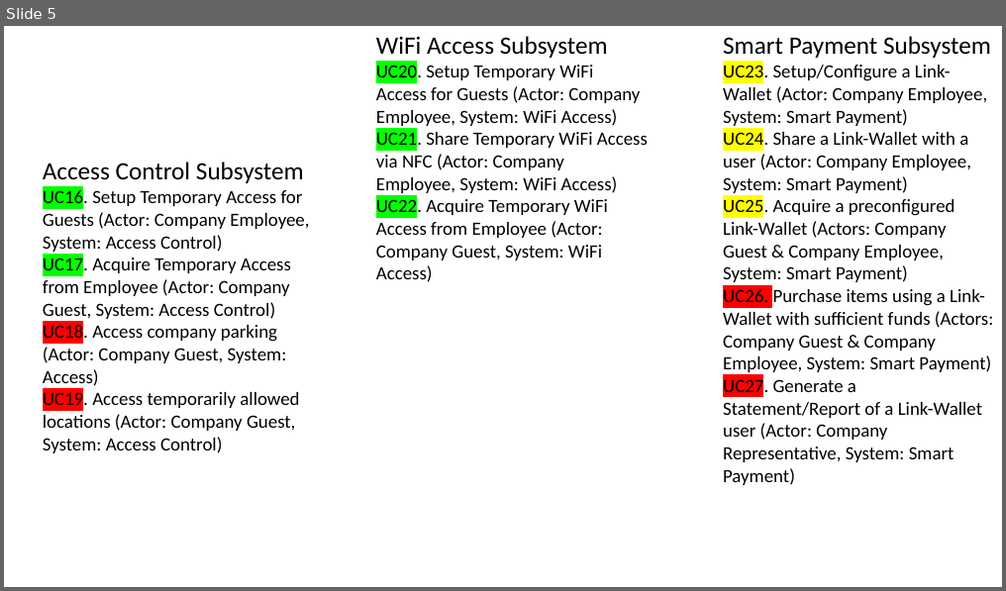
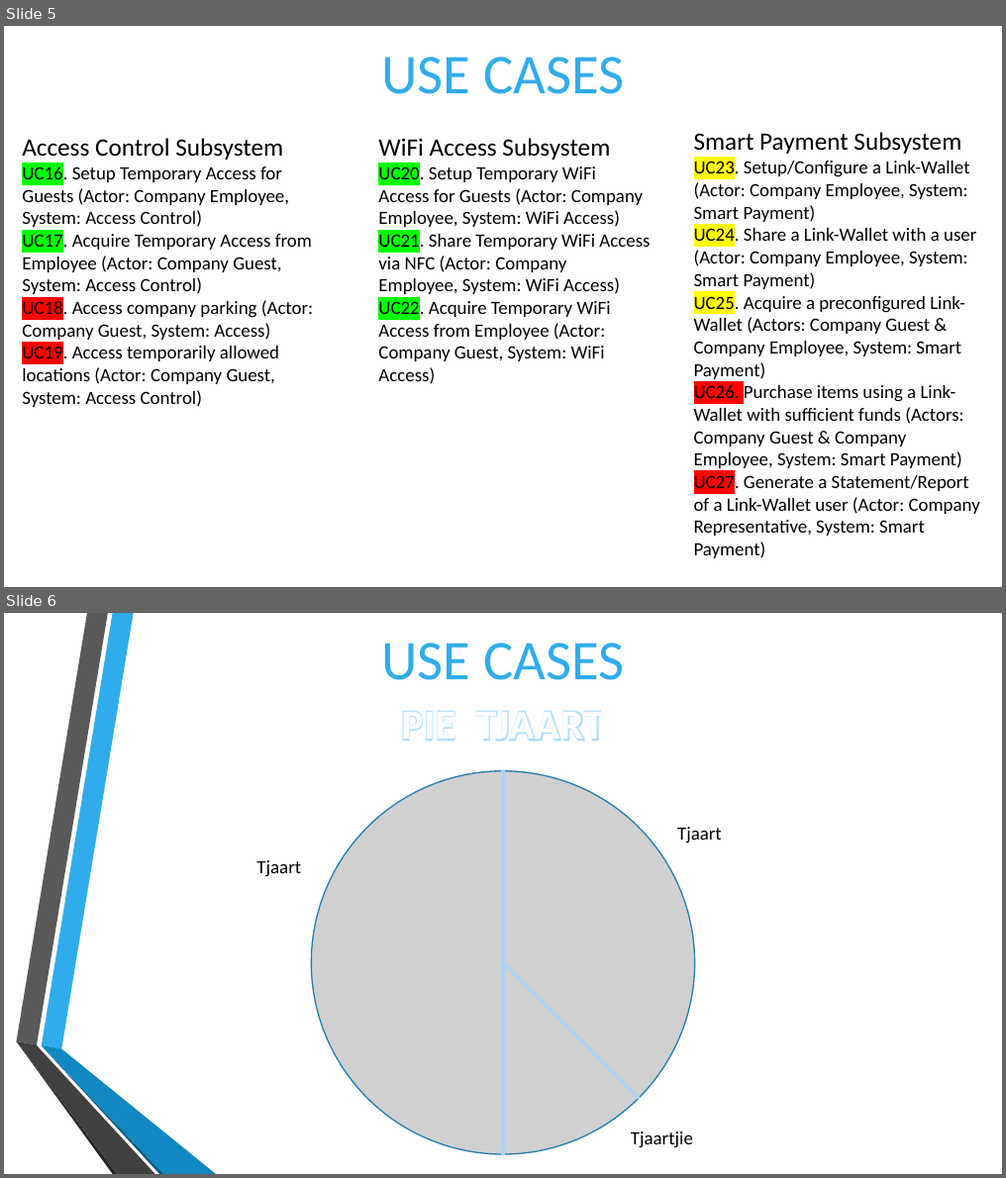
Before and after one commit to cos301-2019-se/Smart-NFC-Card-Applications, a slide deck: Documentation/Demo 3/Demo3 Presentation.pptx. Shown one above the other, each under a label of ours: slide 5 before the commit, slides 5 and 6 after it. The pictures are 1006x591 and 1006x1178 pixels, drawn with LibreOffice and Linux fonts; fonts in the diff are those of the drawing; grey boxes stand for pictures; background and template pictures are left out. Boxes give left, top, right and bottom in pixels: in the first picture for what was removed or moved away, otherwise in the second. Text is boxed around its words. In the diff, an @@ line names an element or a change of style, - is before the commit and + after.

```diff
--- a/Documentation/Demo 3/Demo3 Presentation.pptx
+++ b/Documentation/Demo 3/Demo3 Presentation.pptx
@@ slide 6 added at (4,613,1002,1174), background picture (left out) @@
@@ text added at (381,643,624,680), 54 pt, text #30ACEC @@
+USE CASES
@@ text added at (401,711,605,742), 40 pt, text #FEFEFE, bold @@
+PIE TJAART
@@ text added at (677,827,722,844), 18 pt, text #000000 @@
+Tjaart
@@ text added at (256,861,301,877), 18 pt, text #000000 @@
+Tjaart
@@ group added at (312,771,695,1155): 3 lines, 1 picture @@
@@ group added at (16,613,216,1174): 6 freeform shapes @@
@@ text added at (631,1132,693,1149), 18 pt, text #000000 @@
+Tjaartjie
@@ slide 5 changed as well @@
@@ text added at (381,57,624,94), 54 pt, text #30ACEC @@
+USE CASES
@@ text "Access Control Subsystem" rewrapped from (43,162,309,454) to (22,138,313,407) @@
@@ text "WiFi Access Subsystem": place and size @@
-text "WiFi Access Subsystem" at (376,36,648,282)
+text "WiFi Access Subsystem" at (378,138,649,384)
@@ text "Smart Payment Subsystem" rewrapped from (723,36,993,485) to (694,132,980,559) @@
```
Also in this commit, not shown: 9 other slides changed, 3 slides removed.
